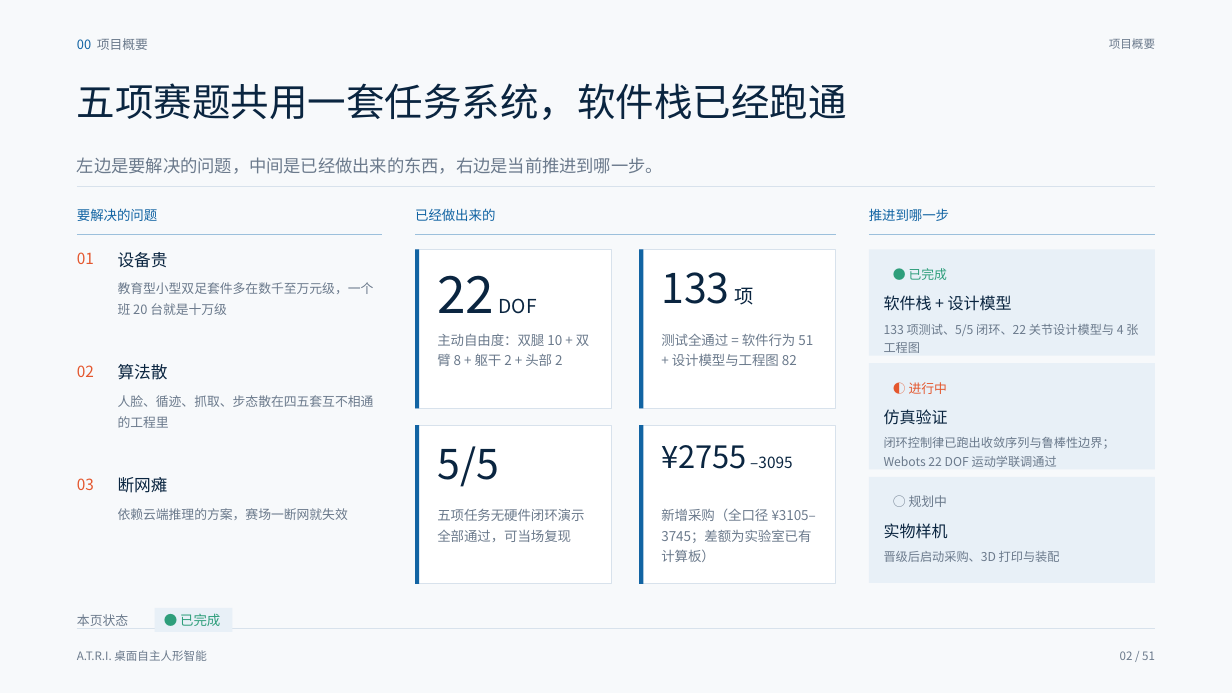
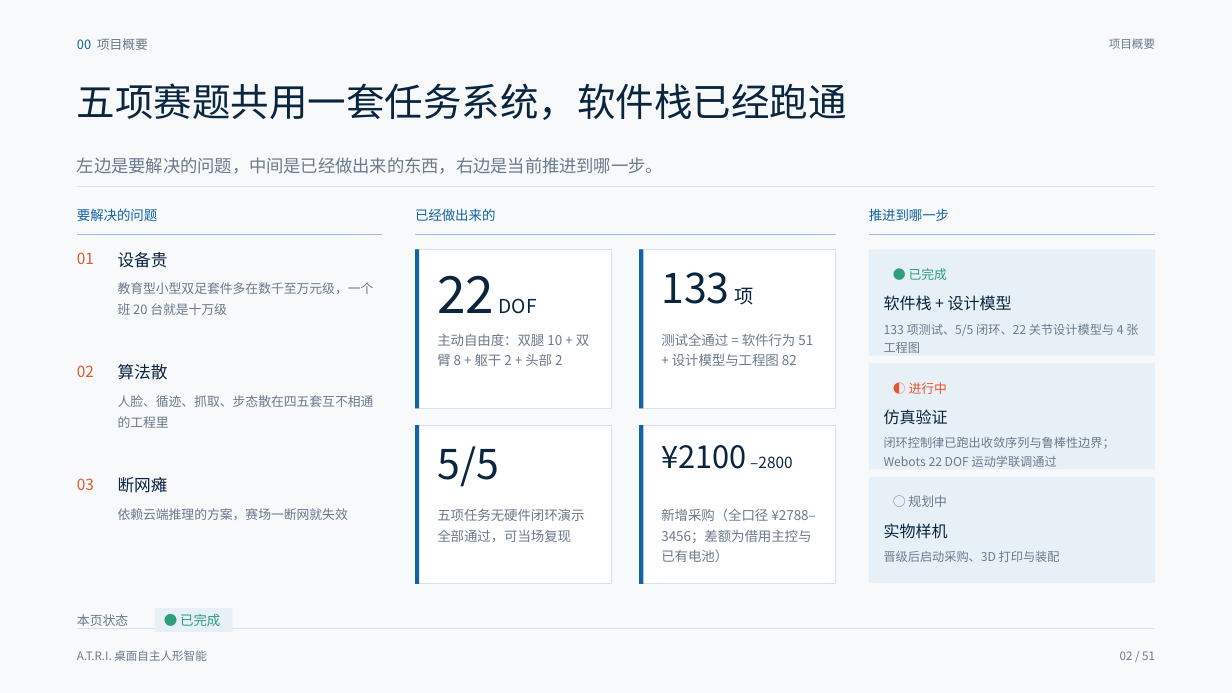
Before and after one commit to HPIline/ATRI, a slide deck: slide 2 of ppt/out/ATRI-答辩PPT-定稿.pptx. Drawn at 1232x693 pixels with LibreOffice and Linux fonts; fonts in the diff are those of the drawing. Boxes give left, top, right and bottom in pixels: in the first picture for what was removed or moved away, otherwise in the second. Text is boxed around its words. In the diff, an @@ line names an element or a change of style, - is before the commit and + after.

```diff
--- a/ppt/out/ATRI-答辩PPT-定稿.pptx
+++ b/ppt/out/ATRI-答辩PPT-定稿.pptx
@@ text at (661,445,792,469): text changed @@
-¥2755 –3095
+¥2100 –2800
@@ text at (661,509,816,562): text changed @@
-新增采购（全口径 ¥3105–3745；差额为实验室已有计算板）
+新增采购（全口径 ¥2788–3456；差额为借用主控与已有电池）
```
Also in this commit, not shown: 10 other slides changed, 1 slide added, 1 slide removed, 9 other files.
